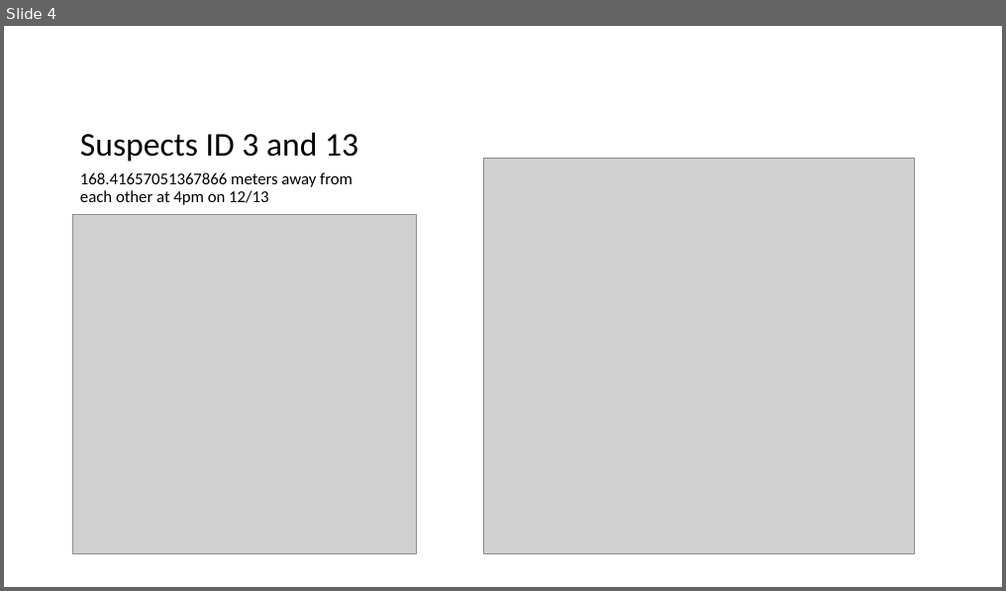
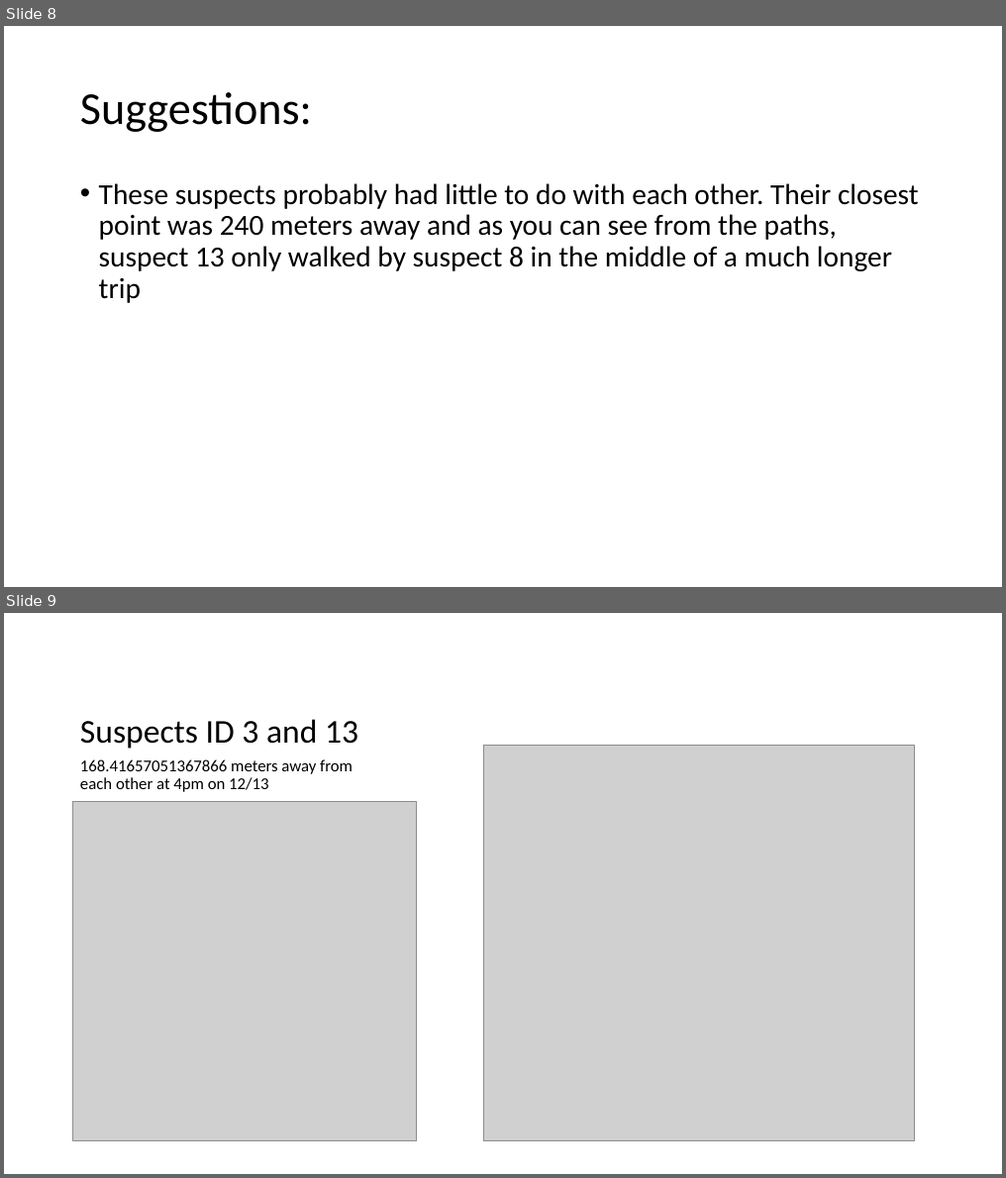
Before and after one commit to ian-mcnichols/CS_480, a slide deck: 480_HW1.pptx. Shown one above the other, each under a label of ours: slide 4 before the commit, slides 8 and 9 after it. The pictures are 1006x591 and 1006x1178 pixels, drawn with LibreOffice and Linux fonts; fonts in the diff are those of the drawing; grey boxes stand for pictures. Boxes give left, top, right and bottom in pixels: in the first picture for what was removed or moved away, otherwise in the second. Text is boxed around its words. In the diff, an @@ line names an element or a change of style, - is before the commit and + after.

```diff
--- a/480_HW1.pptx
+++ b/480_HW1.pptx
@@ slide 8 added at (4, 26, 1002, 587), background #FFFFFF @@
@@ title added at (80, 92, 312, 132), 44 pt, text #000000 @@
+Suggestions:
@@ text added at (99, 183, 919, 303), 28 pt, text #000000 @@
+• These suspects probably had little to do with each other. Their closest point was 240 meters away and as you can see from the paths, suspect 13 only walked by suspect 8 in the middle of a much longer trip
@@ what was slide 4 is now slide 9 @@
```
Also in this commit, not shown: 6 other slides added.
